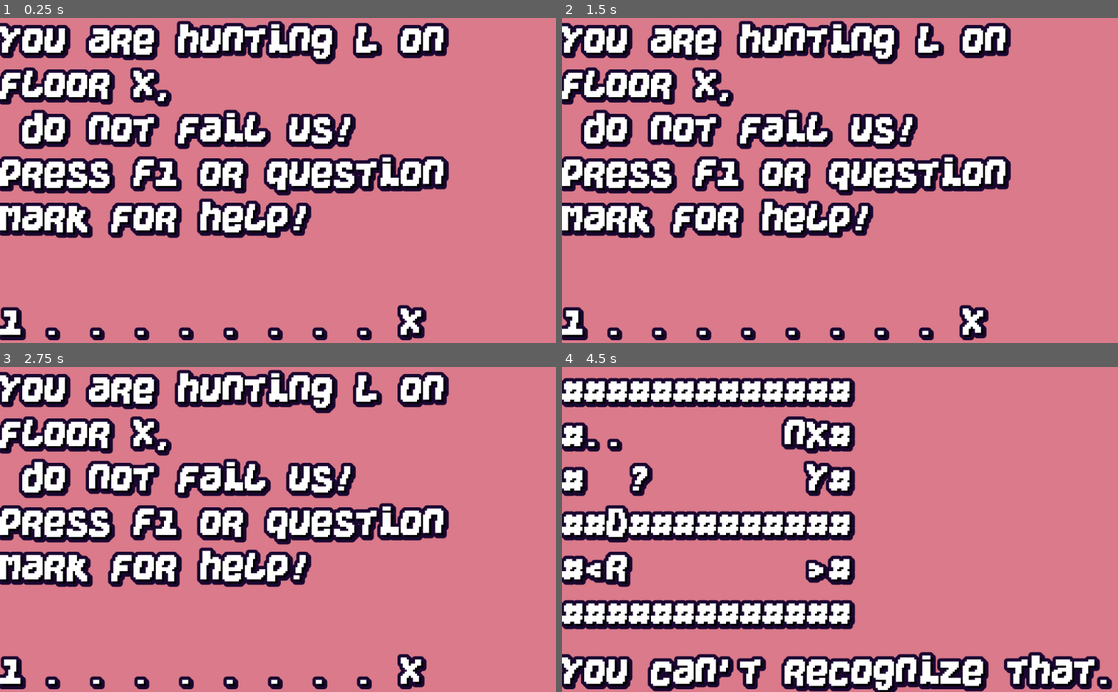
Above: before the commit, frames 1-4 (two rows, left to right).
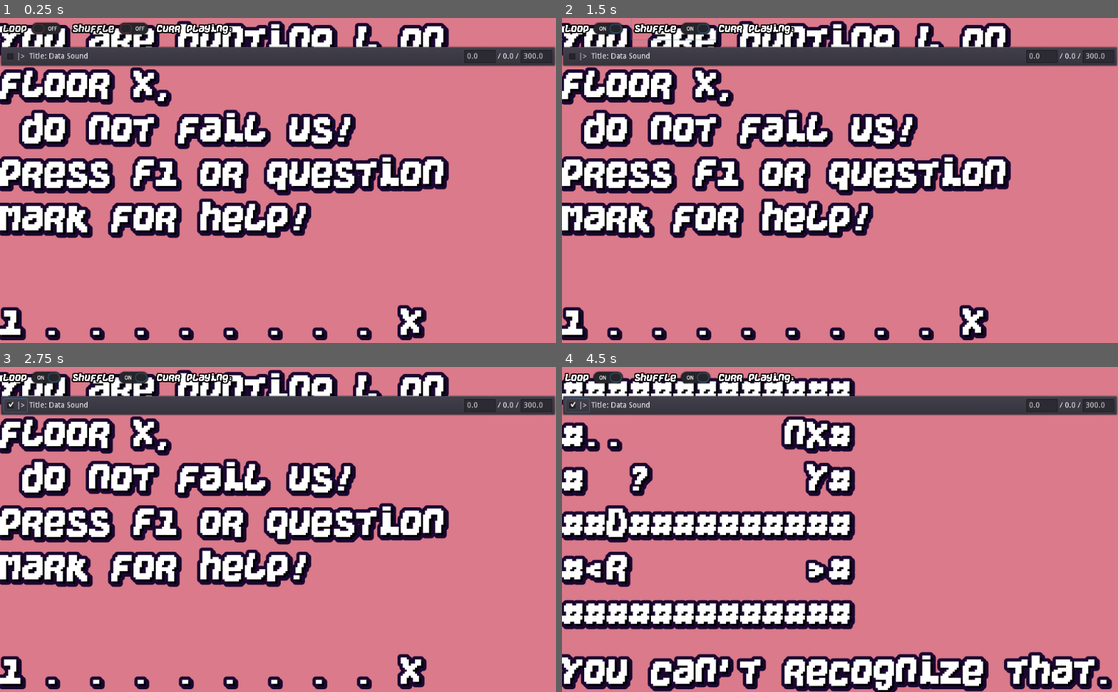
Above: after the commit, the same moments.

Repository: KaizNike/Defeating-User-Built-Dungeon
Game: Godot game, scene res://Main.tscn
Same seed, same stepped clock (60 frames per second), same inputs: the game is played once before the commit and once after it.
Inputs (mouse positions are in pixels of both pictures, inside the frame that each line leads up to):
- Up to frame 1 (0.25 s): no input
- Up to frame 2 (1.5 s): click (595, 27) at 0.5 s, where only the run after the commit has a clickable "Loop"; click (673, 27) at 1.25 s, where only the run after the commit has a clickable "Shuffle"
- Up to frame 3 (2.75 s): click (16, 406) at 2 s, where only the run after the commit has a clickable "|>"
- Up to frame 4 (4.5 s): tap F at 2.75, 3.5, 4.25 s; move the mouse to (962, 513) at 2.77 s; hold Keypad 6 (fire_right) 2.78-3.53 s; hold X (fire) 2.78-3.53 s; move the mouse to (728, 545) at 3.52 s; hold Keypad 2 (fire_down) 3.53-4.28 s; tap K (look) at 3.6 s; move the mouse to (895, 458) at 4.27 s; hold Keypad 6 (fire_right) from 4.28 s (still down); hold Z (use_scroll) from 4.28 s (still down)

The runs differ from the first frame. In frame 1, 7.1% of the frame differs, in the area x 0-100%, y 1-15%; in frame 2, 7.2%; in frame 3, 7.1%; in frame 4, 7.2%.
Error in both runs: Invalid get index '0' (on base: 'PoolStringArray'). (res://Main.gd:142)

Commit message:
Music Update Pt 1
- Working on Music Player

Diff:
--- a/Defeating User Built Dungeon/CellularMusicChatGPT/CellMusicChatGPT3.gd
+++ b/Defeating User Built Dungeon/CellularMusicChatGPT/CellMusicChatGPT3.gd
@@ -23,7 +23,7 @@
 
 func _ready():
 #	randomize()
-#	get_tree().connect("files_dropped", self, "_files_dropped")
+	get_tree().connect("files_dropped", self, "_files_dropped")
 #	for i in range(64):
 #		scale.append(i)
 #		notes.append(60 + i % 12)
--- a/Defeating User Built Dungeon/CellularMusicChatGPT/CellMusicChatGPT3.tscn
+++ b/Defeating User Built Dungeon/CellularMusicChatGPT/CellMusicChatGPT3.tscn
@@ -1,11 +1,65 @@
-[gd_scene load_steps=3 format=2]
+[gd_scene load_steps=7 format=2]
 
 [ext_resource path="res://CellularMusicChatGPT/CellMusicChatGPT3.gd" type="Script" id=1]
+[ext_resource path="res://as/energy-v1/Energy.otf" type="DynamicFontData" id=2]
+[ext_resource path="res://CellularMusicChatGPT/MusicPlaying.tscn" type="PackedScene" id=3]
 
 [sub_resource type="AudioStreamGenerator" id=1]
+
+[sub_resource type="DynamicFont" id=2]
+outline_size = 2
+outline_color = Color( 0, 0, 0, 1 )
+font_data = ExtResource( 2 )
+
+[sub_resource type="Theme" id=3]
+default_font = SubResource( 2 )
 
 [node name="CellMusicChatGPT3" type="AudioStreamPlayer"]
 stream = SubResource( 1 )
 volume_db = -8.0
 pitch_scale = 0.8
 script = ExtResource( 1 )
+
+[node name="Control" type="Control" parent="."]
+anchor_right = 1.0
+anchor_bottom = 1.0
+
+[node name="VSplitContainer" type="VSplitContainer" parent="Control"]
+anchor_right = 1.0
+anchor_bottom = 1.0
+
+[node name="HBoxContainer" type="HBoxContainer" parent="Control/VSplitContainer"]
+margin_right = 1024.0
+margin_bottom = 40.0
+
+[node name="CheckButton" type="CheckButton" parent="Control/VSplitContainer/HBoxContainer"]
+margin_right = 124.0
+margin_bottom = 40.0
+theme = SubResource( 3 )
+text = "Loop"
+
+[node name="CheckButton2" type="CheckButton" parent="Control/VSplitContainer/HBoxContainer"]
+margin_left = 128.0
+margin_right = 285.0
+margin_bottom = 40.0
+theme = SubResource( 3 )
+text = "Shuffle"
+
+[node name="CheckButton3" type="Label" parent="Control/VSplitContainer/HBoxContainer"]
+margin_left = 289.0
+margin_top = 9.0
+margin_right = 432.0
+margin_bottom = 30.0
+theme = SubResource( 3 )
+text = "Curr Playing:"
+
+[node name="VBoxContainer" type="VBoxContainer" parent="Control/VSplitContainer"]
+margin_top = 52.0
+margin_right = 1024.0
+margin_bottom = 600.0
+
+[node name="PanelContainer" parent="Control/VSplitContainer/VBoxContainer" instance=ExtResource( 3 )]
+anchor_right = 0.0
+anchor_bottom = 0.0
+margin_right = 1024.0
+margin_bottom = 38.0
--- /dev/null
+++ b/Defeating User Built Dungeon/CellularMusicChatGPT/MusicPlaying.tscn
@@ -0,0 +1,49 @@
+[gd_scene format=2]
+
+[node name="PanelContainer" type="PanelContainer"]
+anchor_right = 1.0
+anchor_bottom = 1.0
+
+[node name="MusicPlaying" type="HBoxContainer" parent="."]
+margin_left = 7.0
+margin_top = 7.0
+margin_right = 1017.0
+margin_bottom = 593.0
+
+[node name="CheckBox" type="CheckBox" parent="MusicPlaying"]
+margin_right = 43.0
+margin_bottom = 586.0
+text = "|>"
+
+[node name="Label" type="Label" parent="MusicPlaying"]
+margin_left = 47.0
+margin_top = 286.0
+margin_right = 844.0
+margin_bottom = 300.0
+size_flags_horizontal = 3
+text = "Title: Data Sound"
+
+[node name="LineEdit2" type="LineEdit" parent="MusicPlaying"]
+margin_left = 848.0
+margin_top = 281.0
+margin_right = 906.0
+margin_bottom = 305.0
+size_flags_vertical = 4
+text = "0.0"
+
+[node name="Label2" type="Label" parent="MusicPlaying"]
+margin_left = 910.0
+margin_top = 286.0
+margin_right = 948.0
+margin_bottom = 300.0
+text = "/ 0.0 /"
+
+[node name="LineEdit" type="LineEdit" parent="MusicPlaying"]
+margin_left = 952.0
+margin_top = 281.0
+margin_right = 1010.0
+margin_bottom = 305.0
+size_flags_vertical = 4
+text = "300.0"
+
+[node name="LineItemMusic" type="AudioStreamPlayer" parent="."]
--- /dev/null
+++ b/Defeating User Built Dungeon/FontTheme.tres
@@ -0,0 +1,15 @@
+[gd_resource type="Theme" load_steps=4 format=2]
+
+[ext_resource path="res://Font.tres" type="DynamicFont" id=1]
+[ext_resource path="res://as/energy-v1/Energy.otf" type="DynamicFontData" id=2]
+
+[sub_resource type="DynamicFont" id=1]
+font_data = ExtResource( 2 )
+
+[resource]
+default_font = ExtResource( 1 )
+Label/colors/font_color_shadow = Color( 0, 0, 0, 1 )
+Label/constants/line_spacing = 3
+Label/constants/shadow_offset_x = 4
+Label/constants/shadow_offset_y = 4
+Label/fonts/font = SubResource( 1 )
--- a/Defeating User Built Dungeon/Main.tscn
+++ b/Defeating User Built Dungeon/Main.tscn
@@ -1,9 +1,16 @@
-[gd_scene load_steps=5 format=2]
+[gd_scene load_steps=6 format=2]
 
 [ext_resource path="res://Main.gd" type="Script" id=1]
 [ext_resource path="res://Font.tres" type="DynamicFont" id=2]
 [ext_resource path="res://Save_Script.gd" type="Script" id=3]
 [ext_resource path="res://CellularMusicChatGPT/CellMusicChatGPT3.tscn" type="PackedScene" id=4]
+
+[sub_resource type="Theme" id=1]
+default_font = ExtResource( 2 )
+Label/colors/font_color_shadow = Color( 0, 0, 0, 1 )
+Label/constants/line_spacing = 3
+Label/constants/shadow_offset_x = 4
+Label/constants/shadow_offset_y = 4
 
 [node name="Main" type="Node"]
 script = ExtResource( 1 )
@@ -66,4 +73,12 @@
 
 [node name="CellMusicChatGPT3" parent="." instance=ExtResource( 4 )]
 
+[node name="Label" type="Label" parent="."]
+margin_left = -241.203
+margin_top = 51.1265
+margin_right = -36.2033
+margin_bottom = 130.126
+theme = SubResource( 1 )
+text = "Hello"
+
 [connection signal="timeout" from="NotificationTimer" to="." method="_on_NotificationTimer_timeout"]
--- a/Defeating User Built Dungeon/project.godot
+++ b/Defeating User Built Dungeon/project.godot
@@ -13,6 +13,10 @@
 config/name="Defeating User Built Dungeon"
 run/main_scene="res://Main.tscn"
 config/icon="res://as/@icon2small.png"
+
+[audio]
+
+general/text_to_speech=true
 
 [display]
 
